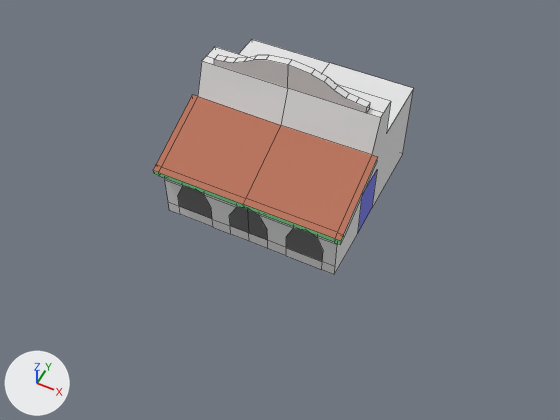
The Blender file Assets/3DArt/Models/TacoBell.blend: old version first, new version second.
Before and after are seen from a camera (50 mm lens) standing at (13.3, -28.0, 32.2) and looking at (0.8, -2.8, 0.7). Arrows for +X, +Y and +Z are at lower left; the lights stay in place. Mesh edges are drawn as thin lines.
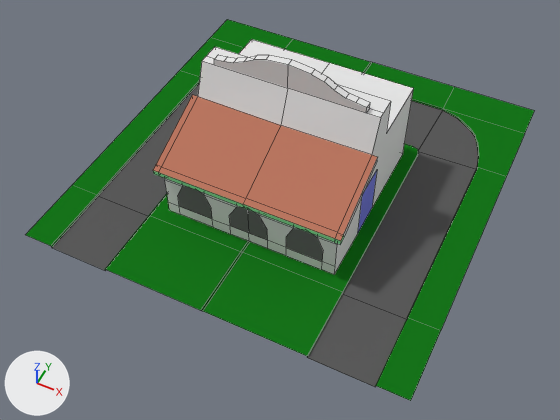
Commit message: taco bell improvements

Changed parts and their boxes [x1, y1, x2, y2] in the pictures (560 x 420 px):
'Plane', added
    after: [26, 19, 534, 401]
    faces in mat_grass___stuff (dark green #17751b): [26, 19, 534, 401]
    faces in mat_asphalt (dark grey #5b5b5b): [52, 83, 479, 387]

The change in detail:
Material 'asphalt' (mat_asphalt) is new.
Its base color is (0.105, 0.105, 0.105) (dark grey #5b5b5b).
Material 'grass & stuff' (mat_grass___stuff) is new.
Its base color is (0.00844, 0.179, 0.0108) (dark green #17751b).
Mesh me_plane is new.
It has 41 vertices, 25 faces and spans x -1.1..0.01, y -1.0..1.24, z -0.01..0.0.
Faces by material slot: [4, 21].
It uses material mat_asphalt (dark grey #5b5b5b).
It uses material mat_grass___stuff (dark green #17751b).
Object 'Plane' (ob_plane) is new; it shows me_plane.
Its location is (0.0, 0.0, -0.01).
Its scale is (10.0, 10.0, 10.0).
It gains a MIRROR modifier named 'Mirror'.
